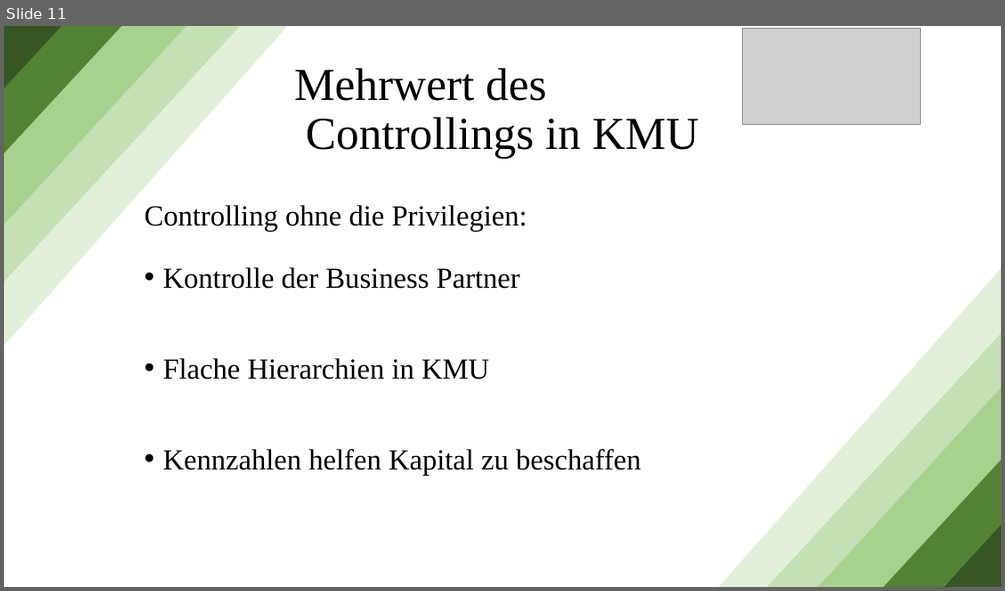
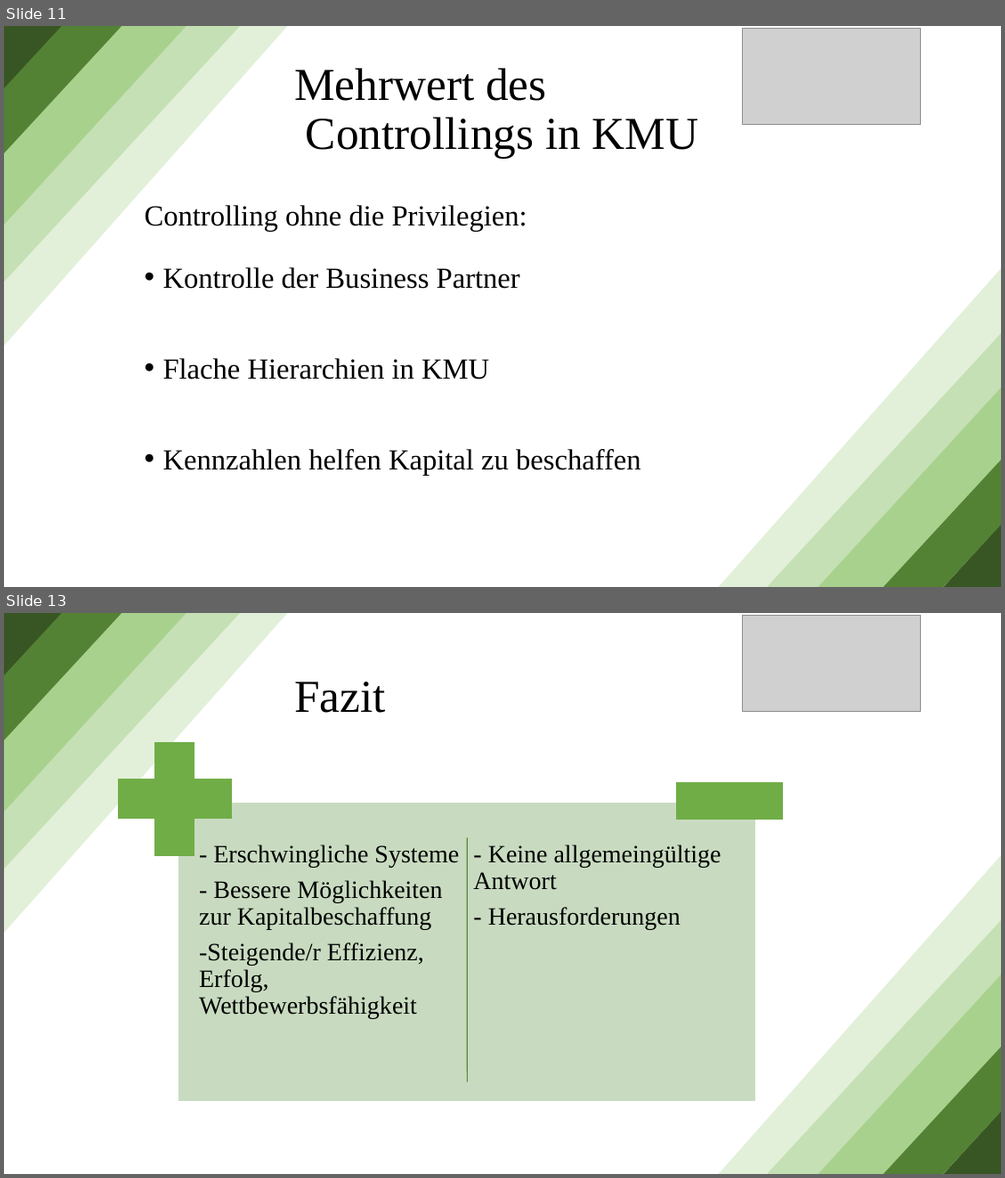
Before and after one commit to MaxGabler31/Seminar-Management-und-Controlling, a slide deck: Seminar Management und Controlling/Controlling in kleinen und mittleren Unternehmen.pptx. Shown one above the other, each under a label of ours: slide 11 before the commit, slides 11 and 13 after it; the slides between them are not shown. The pictures are 1005x591 and 1005x1178 pixels, drawn with LibreOffice and Linux fonts; fonts in the diff are those of the drawing; grey boxes stand for pictures. Boxes give left, top, right and bottom in pixels: in the first picture for what was removed or moved away, otherwise in the second. Text is boxed around its words. In the diff, an @@ line names an element or a change of style, - is before the commit and + after.

```diff
--- a/Seminar Management und Controlling/Controlling in kleinen und mittleren Unternehmen.pptx
+++ b/Seminar Management und Controlling/Controlling in kleinen und mittleren Unternehmen.pptx
@@ slide 13 added at (4,613,1001,1174), background #FFFFFF @@
@@ diag stripe added at (4,613,287,932), fill #E2F0D9, outline #E2F0D9 1 pt @@
@@ diag stripe added at (4,613,240,868), fill #C5E0B4, outline #C5E0B4 1 pt @@
@@ diag stripe added at (4,613,186,811), fill #A9D18E, outline #A9D18E 1 pt @@
@@ right triangle added at (4,613,62,676), fill #385723, outline #385723 1 pt @@
@@ diag stripe added at (4,613,121,739), fill #548235, outline #548235 1 pt @@
@@ picture added at (743,616,921,712) @@
@@ title added at (294,682,385,713), 44 pt, text #000000 @@
+Fazit
@@ group added at (119,742,783,1102): 2 rectangles, 2 texts, 1 plus, 1 line @@
+- Erschwingliche Systeme
+- Bessere Möglichkeiten zur Kapitalbeschaffung
+-Steigende/r Effizienz, Erfolg, Wettbewerbsfähigkeit
+- Keine allgemeingültige Antwort
+- Herausforderungen
@@ diag stripe added at (718,856,1001,1174), fill #E2F0D9, outline #E2F0D9 1 pt @@
@@ diag stripe added at (767,920,1001,1174), fill #C5E0B4, outline #C5E0B4 1 pt @@
@@ diag stripe added at (820,975,1001,1173), fill #A9D18E, outline #A9D18E 1 pt @@
@@ diag stripe added at (884,1047,1001,1174), fill #548235, outline #548235 1 pt @@
@@ right triangle added at (943,1111,1001,1174), fill #385723, outline #385723 1 pt @@
```
Also in this commit, not shown: 1 slide changed, 2 other slides added.
